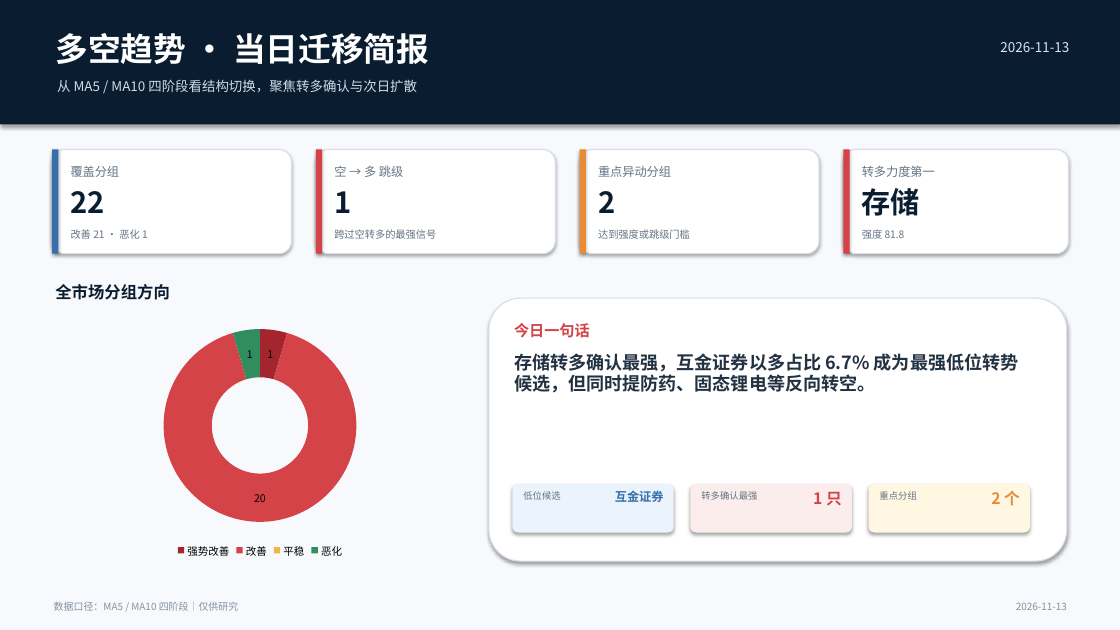
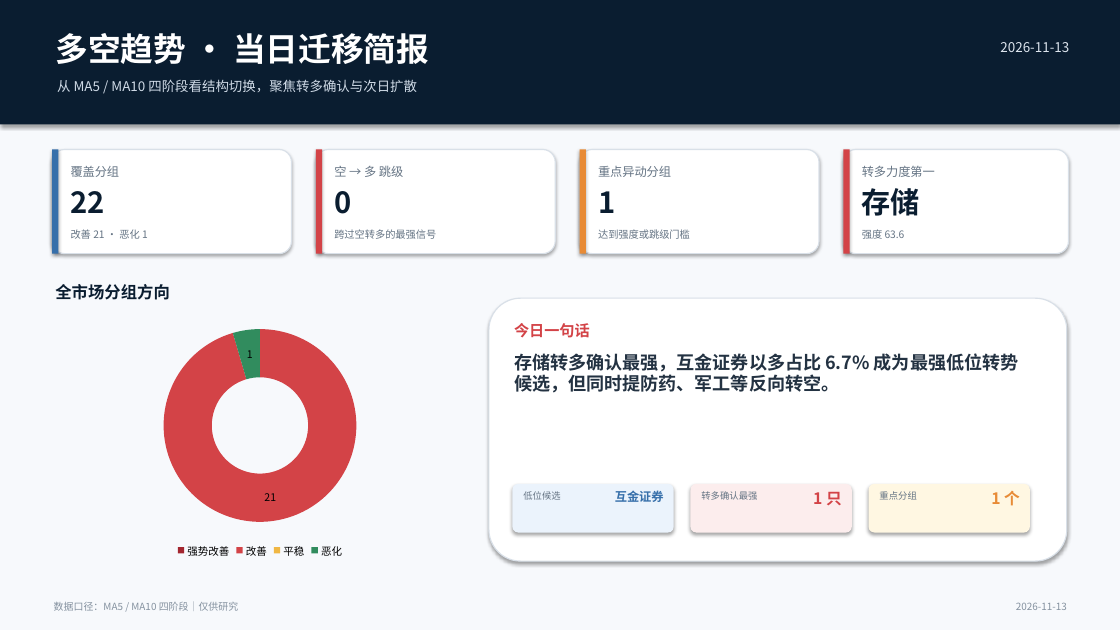
Before and after one commit to nancybhc/a-share-blast-lab, a slide deck: slide 1 of assets/多空阶段简报_2026-11-13.pptx. Drawn at 1120x630 pixels with LibreOffice and Linux fonts; fonts in the diff are those of the drawing. Boxes give left, top, right and bottom in pixels: in the first picture for what was removed or moved away, otherwise in the second. Text is boxed around its words. In the diff, an @@ line names an element or a change of style, - is before the commit and + after.

```diff
--- a/assets/多空阶段简报_2026-11-13.pptx
+++ b/assets/多空阶段简报_2026-11-13.pptx
@@ text at box(334, 191, 351, 214): text changed @@
-1
+0
@@ text at box(598, 191, 615, 213): text changed @@
-2
+1
@@ text at box(862, 229, 905, 239): text changed @@
-强度 81.8
+强度 63.6
@@ doughnut chart at box(60, 318, 460, 561) @@
@@ Series 1, 强势改善: 1 to 0 @@
@@ Series 1, 改善: 20 to 21 @@
@@ text at box(514, 353, 1019, 393): text changed @@
-存储转多确认最强，互金证券以多占比 6.7% 成为最强低位转势候选，但同时提防药、固态锂电等反向转空。
+存储转多确认最强，互金证券以多占比 6.7% 成为最强低位转势候选，但同时提防药、军工等反向转空。
@@ text at box(991, 491, 1020, 506): text changed @@
-2 个
+1 个
```
Also in this commit, not shown: 3 other slides changed, 13 other files.
